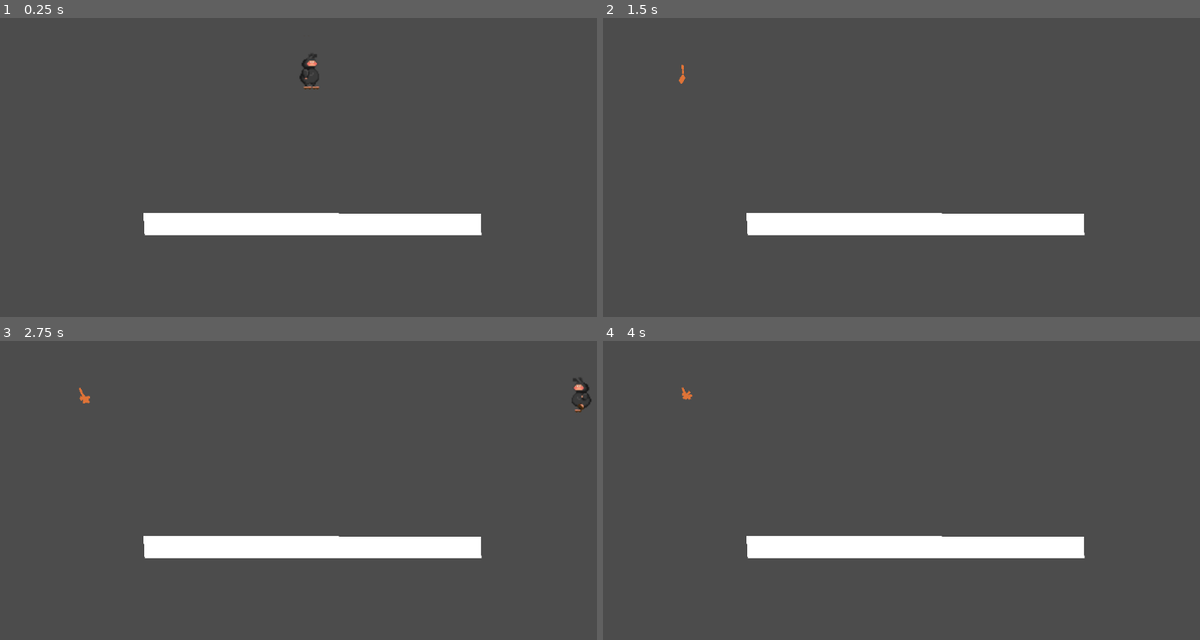
Above: before the commit, frames 1-4 (two rows, left to right).
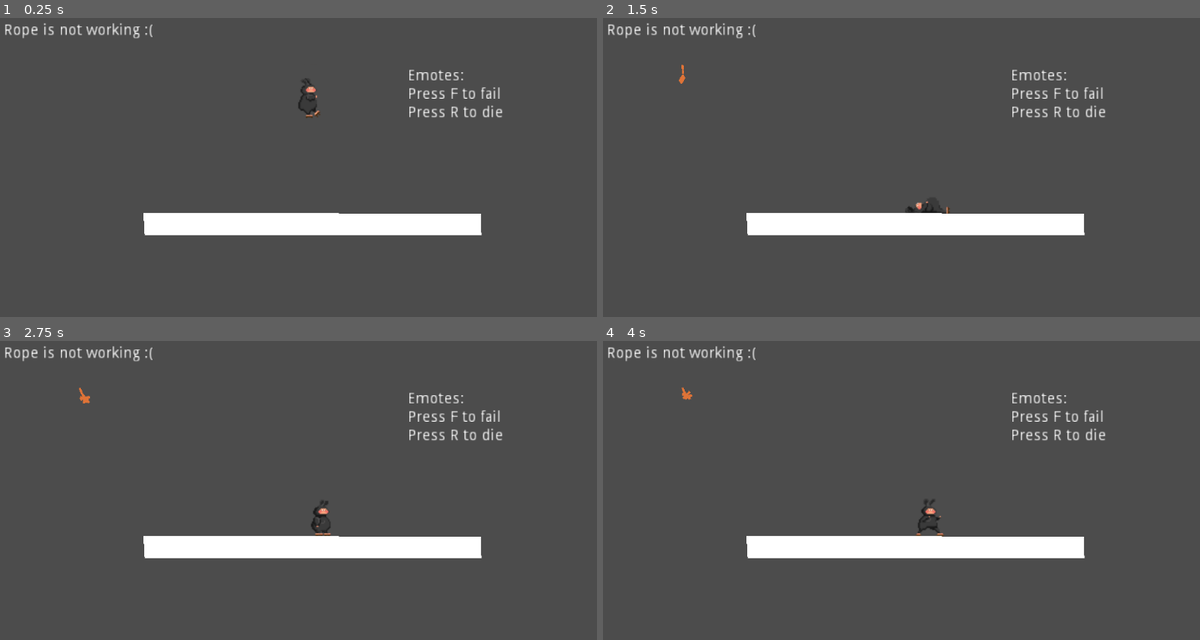
Above: after the commit, the same moments.

Repository: gmeisinger/plug-it-in
Game: Godot game, scene res://scenes/levels/area.tscn
Two runs of this game, one before a commit and one after it. Both use one fixed random seed, a clock stepped at 60 frames per second and the inputs below. Before the commit the project has no main scene; this scene is started directly in both runs.
Inputs:
- Up to frame 1 (0.25 s): no input
- Up to frame 2 (1.5 s): tap F (fail, bound only after the commit) at 0.5, 0.8, 1.25, 1.35 s; hold D (move_right) from 0.53 s (still down); tap R (die, bound only after the commit) at 0.6 s; tap Space (jump, bound only after the commit) at 0.77, 1.07 s
- Up to frame 3 (2.75 s): tap Space (jump, bound only after the commit) at 1.52, 1.55, 1.82, 2.1 s; tap F (fail, bound only after the commit) at 2 s; release D (move_right) at 2.03 s; hold A (move_left) from 2.03 s (still down); tap R (die, bound only after the commit) at 2.3 s
- Up to frame 4 (4 s): tap F (fail, bound only after the commit) at 2.75, 3.05, 3.5, 3.6 s; release A (move_left) at 2.78 s; hold D (move_right) from 2.78 s (still down); tap R (die, bound only after the commit) at 2.85 s; tap Space (jump, bound only after the commit) at 3.02, 3.32, 3.77, 3.8 s

The runs differ from the first frame. In frame 1, 1.3% of the frame differs, in the area x 0-85%, y 1-34%; in frame 2, 1.1%; in frame 3, 1.3%, in the area x 0-100%, y 1-66%; in frame 4, 1.2%.

Commit message:
added vertical movement and instructions

Diff:
--- a/project.godot
+++ b/project.godot
@@ -16,6 +16,7 @@
 [application]
 
 config/name="Plug It In"
+run/main_scene="res://scenes/levels/area.tscn"
 config/icon="res://icon.png"
 
 [input]
@@ -30,6 +31,21 @@
 "events": [ Object(InputEventKey,"resource_local_to_scene":false,"resource_name":"","device":0,"alt":false,"shift":false,"control":false,"meta":false,"command":false,"pressed":false,"scancode":68,"unicode":0,"echo":false,"script":null)
  ]
 }
+jump={
+"deadzone": 0.5,
+"events": [ Object(InputEventKey,"resource_local_to_scene":false,"resource_name":"","device":0,"alt":false,"shift":false,"control":false,"meta":false,"command":false,"pressed":false,"scancode":32,"unicode":0,"echo":false,"script":null)
+ ]
+}
+fail={
+"deadzone": 0.5,
+"events": [ Object(InputEventKey,"resource_local_to_scene":false,"resource_name":"","device":0,"alt":false,"shift":false,"control":false,"meta":false,"command":false,"pressed":false,"scancode":70,"unicode":0,"echo":false,"script":null)
+ ]
+}
+die={
+"deadzone": 0.5,
+"events": [ Object(InputEventKey,"resource_local_to_scene":false,"resource_name":"","device":0,"alt":false,"shift":false,"control":false,"meta":false,"command":false,"pressed":false,"scancode":82,"unicode":0,"echo":false,"script":null)
+ ]
+}
 
 [layer_names]
 
--- a/scenes/levels/area.tscn
+++ b/scenes/levels/area.tscn
@@ -31,3 +31,19 @@
 position = Vector2( 431.689, 344.381 )
 current = true
 zoom = Vector2( 0.6, 0.6 )
+
+[node name="rope_broke" type="Label" parent="."]
+margin_left = 185.389
+margin_top = 252.983
+margin_right = 310.389
+margin_bottom = 266.983
+text = "Rope is not working :("
+
+[node name="controls" type="Label" parent="."]
+margin_left = 557.006
+margin_top = 294.704
+margin_right = 694.006
+margin_bottom = 324.704
+text = "Emotes:
+Press F to fail
+Press R to die"
--- a/scenes/player/player.gd
+++ b/scenes/player/player.gd
@@ -1,26 +1,34 @@
 extends KinematicBody2D
 
 var velocity : Vector2
-var MAX_WALK_SPEED = 5.0
-var FRICTION = 15.0
+var walk_speed = 50.0
+var max_walk_speed = 300.0
+var jump_speed = 450
+var FRICTION = 700.0
+var floor_normal = Vector2.UP
+var gravity_vector = Vector2(0, 900)
+var slope_slide_stop = 25.0
 
 # Movement
-func process_movement(delta):
+func process_horizontal_movement(delta):
 	#check input and set velocity
 	var target_velocity = 0.0
 	if Input.is_action_pressed("move_left"):
-		target_velocity -= MAX_WALK_SPEED
+		target_velocity -= walk_speed
 		$Sprite.flip_h = true
 	if Input.is_action_pressed("move_right"):
-		target_velocity += MAX_WALK_SPEED
+		target_velocity += walk_speed
 		$Sprite.flip_h = false
 	velocity.x += target_velocity
-	if abs(velocity.x) > MAX_WALK_SPEED:
-		velocity.x = sign(velocity.x) * MAX_WALK_SPEED
+	if abs(velocity.x) > max_walk_speed:
+		velocity.x = sign(velocity.x) * max_walk_speed
 
-func process_move_and_collide(delta):
-	var collision_data = move_and_collide(velocity)
-	return collision_data
+func process_move_and_slide(delta):
+	velocity += delta * gravity_vector
+	velocity = move_and_slide(velocity, floor_normal, slope_slide_stop)
+
+func jump():
+	velocity.y -= jump_speed
 
 func apply_friction(delta):
 	var new_speed = abs(velocity.x) - (FRICTION * delta)
--- a/scenes/player/player.tscn
+++ b/scenes/player/player.tscn
@@ -1,9 +1,12 @@
-[gd_scene load_steps=11 format=2]
+[gd_scene load_steps=15 format=2]
 
 [ext_resource path="res://scenes/player/player.gd" type="Script" id=1]
 [ext_resource path="res://guy.png" type="Texture" id=2]
 [ext_resource path="res://scenes/stateMachine/stateMachine.tscn" type="PackedScene" id=3]
 [ext_resource path="res://scenes/player/states/player_state_moving.gd" type="Script" id=4]
+[ext_resource path="res://scenes/player/states/player_state_jumping.gd" type="Script" id=5]
+[ext_resource path="res://scenes/player/states/player_state_falling.gd" type="Script" id=6]
+[ext_resource path="res://scenes/player/states/player_state_emoting.gd" type="Script" id=7]
 
 [sub_resource type="Animation" id=1]
 resource_name = "fail"
@@ -19,6 +22,22 @@
 "transitions": PoolRealArray( 1, 1, 1, 1, 1, 1, 1, 1, 1, 1, 1, 1, 1, 1, 1, 1, 1, 1, 1, 1, 1 ),
 "update": 1,
 "values": [ 32, 33, 34, 35, 36, 37, 38, 39, 40, 41, 42, 43, 44, 45, 46, 47, 48, 49, 50, 51, 52 ]
+}
+
+[sub_resource type="Animation" id=7]
+resource_name = "fall"
+length = 0.2
+tracks/0/type = "value"
+tracks/0/path = NodePath("Sprite:frame")
+tracks/0/interp = 1
+tracks/0/loop_wrap = true
+tracks/0/imported = false
+tracks/0/enabled = true
+tracks/0/keys = {
+"times": PoolRealArray( 0.0024575, 0.1 ),
+"transitions": PoolRealArray( 1, 1 ),
+"update": 1,
+"values": [ 14, 15 ]
 }
 
 [sub_resource type="Animation" id=2]
@@ -95,14 +114,15 @@
 texture = ExtResource( 2 )
 vframes = 6
 hframes = 10
-frame = 13
+frame = 31
 
 [node name="AnimationPlayer" type="AnimationPlayer" parent="."]
 anims/fail = SubResource( 1 )
+anims/fall = SubResource( 7 )
 anims/idle = SubResource( 2 )
-anims/jump = SubResource( 6 )
-anims/ouch = SubResource( 3 )
-anims/walk = SubResource( 4 )
+anims/jump = SubResource( 3 )
+anims/ouch = SubResource( 4 )
+anims/walk = SubResource( 5 )
 
 [node name="stateMachine" parent="." instance=ExtResource( 3 )]
 
@@ -110,6 +130,15 @@
 script = ExtResource( 4 )
 is_starting_state = true
 
+[node name="jumping" type="Node" parent="stateMachine"]
+script = ExtResource( 5 )
+
+[node name="falling" type="Node" parent="stateMachine"]
+script = ExtResource( 6 )
+
+[node name="emoting" type="Node" parent="stateMachine"]
+script = ExtResource( 7 )
+
 [node name="CollisionShape2D" type="CollisionShape2D" parent="."]
 position = Vector2( -1, 1 )
-shape = SubResource( 5 )
+shape = SubResource( 6 )
--- /dev/null
+++ b/scenes/player/states/player_state_emoting.gd
@@ -0,0 +1,5 @@
+extends "res://scenes/stateMachine/baseState.gd"
+
+func update(delta):
+	if not host.get_node("AnimationPlayer").is_playing():
+		change_state("moving")
--- /dev/null
+++ b/scenes/player/states/player_state_falling.gd
@@ -0,0 +1,17 @@
+extends "res://scenes/stateMachine/baseState.gd"
+
+var fall_start_position
+var max_fall_height = 2000
+
+func enter():
+	host.play_anim("fall")
+	fall_start_position = host.global_position
+
+func update(delta):
+	if host.is_on_floor():
+		#$landingSound.play()
+		change_state("moving")
+		return
+	var fall_distance = host.global_position.y - fall_start_position.y
+	host.process_horizontal_movement(delta)
+	host.process_move_and_slide(delta)
--- /dev/null
+++ b/scenes/player/states/player_state_jumping.gd
@@ -0,0 +1,20 @@
+extends "res://scenes/stateMachine/baseState.gd"
+
+var jump_delta : float = 0.0
+var leave_floor_time_allowance : float = .1
+
+func enter():
+	jump_delta = 0.0
+	host.jump()
+	host.play_anim("jump")
+
+func update(delta):
+	jump_delta += delta
+	if host.is_on_floor() && jump_delta >= leave_floor_time_allowance:
+		change_state("moving")
+		return
+	if host.velocity.y >= 0.0:
+		change_state("falling")
+		return
+	host.process_horizontal_movement(delta)
+	host.process_move_and_slide(delta)
--- a/scenes/player/states/player_state_moving.gd
+++ b/scenes/player/states/player_state_moving.gd
@@ -1,10 +1,22 @@
 extends "res://scenes/stateMachine/baseState.gd"
 
 func update(delta):
-	if host.velocity == Vector2.ZERO:
+	if host.is_on_floor() && Input.is_action_just_pressed("jump"):
+		change_state("jumping")
+		return
+	elif !host.is_on_floor():
+		change_state("falling")
+		return
+	if host.is_on_floor() && Input.is_action_just_pressed("fail"):
+		host.play_anim("fail")
+		change_state("emoting")
+	elif host.is_on_floor() && Input.is_action_just_pressed("die"):
+		host.play_anim("ouch")
+		change_state("emoting")
+	elif host.velocity == Vector2.ZERO:
 		host.play_anim("idle")
 	else:
 		host.play_anim("walk")
-	host.process_movement(delta)
-	host.process_move_and_collide(delta)
+	host.process_horizontal_movement(delta)
+	host.process_move_and_slide(delta)
 	host.apply_friction(delta)
Not shown: 4 places in scenes/player/player.tscn that only renumber resources
Not shown, added: .gitignore
